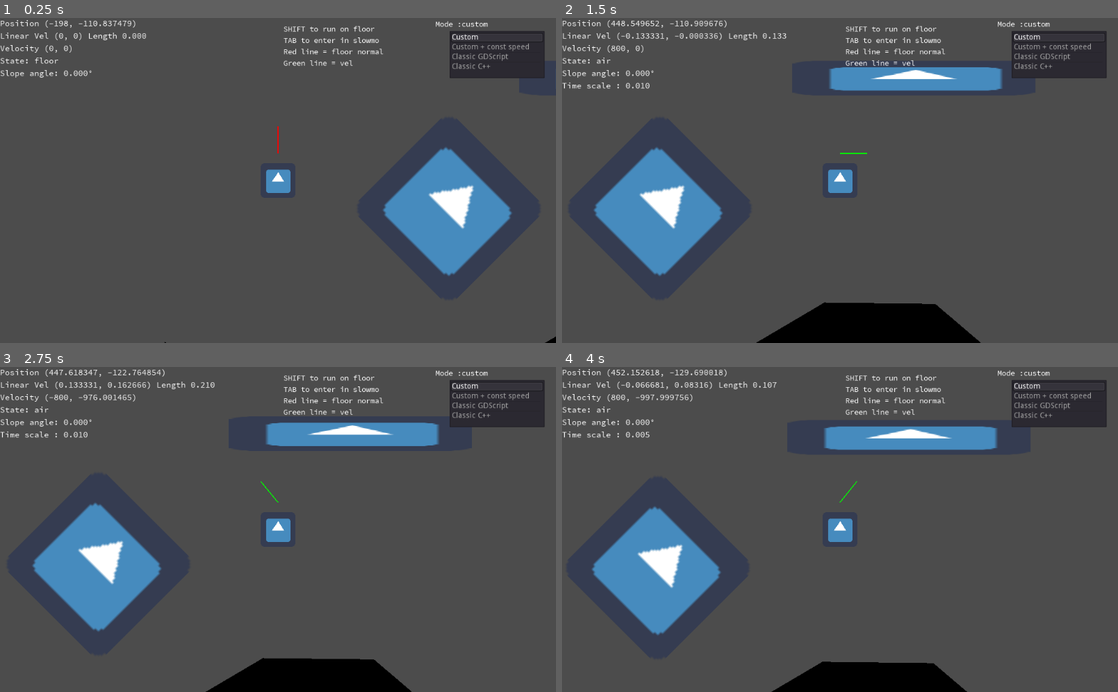
Above: before the commit, frames 1-4 (two rows, left to right).
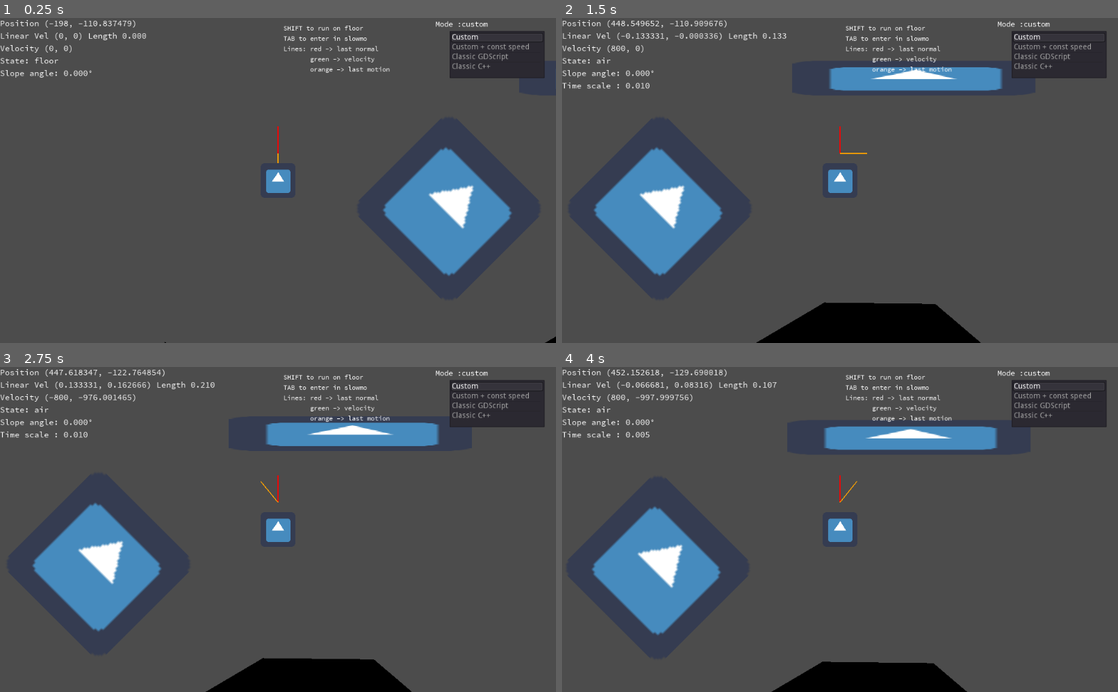
Above: after the commit, the same moments.

Repository: fabriceci/move_and_slide
Game: Godot game, scene res://World.tscn
The game is run twice, just before and just after one commit, with the same random seed, the same clock (stepped at 60 frames per second) and the same inputs. The engine's default icon, where the game draws it, is replaced by a stand-in: a white triangle on a blue panel in a dark square.
Inputs:
- Up to frame 1 (0.25 s): no input
- Up to frame 2 (1.5 s): tap Enter (ui_accept) at 0.5, 0.77 s; hold Shift (run) 0.53-1.28 s; hold Right (ui_right) from 0.53 s (still down); tap Tab (slow) at 1.35 s
- Up to frame 3 (2.75 s): tap Enter (ui_accept) at 1.52 s; release Right (ui_right) at 2.03 s; hold Left (ui_left) from 2.03 s (still down); hold Shift (run) from 2.03 s (still down)
- Up to frame 4 (4 s): release Left (ui_left) at 2.78 s; release Shift (run) at 2.78 s; hold Right (ui_right) from 2.78 s (still down); tap Tab (slow) at 2.85 s; tap Enter (ui_accept) at 3.02, 3.77 s; hold Shift (run) from 3.53 s (still down)

The runs differ from the first frame. In frame 1, 0.7% of the frame differs, in the area x 49-71%, y 2-45%; in frame 2, 0.8%; in frame 3, 0.8%, in the area x 46-71%, y 2-42%; in frame 4, 0.8%.

Commit message:
Display last motion

Diff:
--- a/Player/Classic/Player.gd
+++ b/Player/Classic/Player.gd
@@ -30,7 +30,6 @@
 		last_normal = get_floor_normal()
 	else:
 		velocity = gd_move_and_slide(velocity, Vector2.UP, true, 4, deg2rad(45), true)
-		last_normal = floor_normal
 
 	if util_on_floor():
 		velocity.y = 0
@@ -72,6 +71,7 @@
 			motion = Vector2() #clear because no collision happened and motion completed
 
 		if collision :
+			last_normal = collision.normal # debug
 			found_collision = true
 			motion = collision.remainder;
 
--- a/Player/Custom/PlayerCustom.gd
+++ b/Player/Custom/PlayerCustom.gd
@@ -9,6 +9,7 @@
 var AIR_FRICTION := 1000
 
 var last_normal = Vector2.ZERO
+var last_motion = Vector2.ZERO
 var constant_speed = false
 var move_on_floor_only = true
 
@@ -28,13 +29,13 @@
 		velocity.x = move_toward(velocity.x, 0, AIR_FRICTION )
 
 	velocity = custom_move_and_slide(velocity, Vector2.UP, true, 4, deg2rad(45), true, gravity, move_on_floor_only, constant_speed)
-	last_normal = floor_normal
 
 func _draw():
 	var icon_pos = $icon.position
 	icon_pos.y -= 50
 	draw_line(icon_pos, icon_pos + velocity.normalized() * 50, Color.green, 1.5)
 	draw_line(icon_pos, icon_pos + last_normal * 50, Color.red, 1.5)
+	draw_line(icon_pos, icon_pos + last_motion * 50, Color.orange, 1.5)
 
 var on_floor := false
 var on_floor_body = RID()
@@ -43,7 +44,6 @@
 var floor_normal := Vector2()
 var floor_velocity := Vector2()
 var FLOOR_ANGLE_THRESHOLD := 0.01
-var cbody
 var accumated_gravity = Vector2.ZERO
 
 func custom_move_and_slide(p_linear_velocity: Vector2, p_up_direction: Vector2, p_stop_on_slope: bool, p_max_slides: int, p_floor_max_angle: float, p_infinite_inertia: bool, gravity: Vector2, move_on_floor_only: bool, constant_speed: bool):
@@ -77,7 +77,7 @@
 
 		if collision:
 			motion = collision.remainder
-
+			last_normal = collision.normal # for debug
 			if constant_speed and first_collision and motion != Vector2.ZERO:
 				var slide = motion.slide(collision.normal).normalized()
 				first_collision = false
@@ -104,6 +104,7 @@
 				on_wall = true
 
 			motion = motion.slide(collision.normal)
+		if motion != Vector2(): last_motion = motion.normalized() # debug
 
 		if  not collision or motion == Vector2():
 			break
--- a/World.tscn
+++ b/World.tscn
@@ -10,7 +10,7 @@
 font_data = ExtResource( 4 )
 
 [sub_resource type="DynamicFont" id=2]
-size = 14
+size = 12
 font_data = ExtResource( 4 )
 
 [sub_resource type="DynamicFont" id=3]
@@ -64,8 +64,9 @@
 custom_fonts/font = SubResource( 2 )
 text = "SHIFT to run on floor
 TAB to enter in slowmo
-Red line = floor normal
-Green line = vel"
+Lines: red -> last normal
+       green -> velocity
+	       orange -> last motion"
 __meta__ = {
 "_edit_use_anchors_": false
 }
